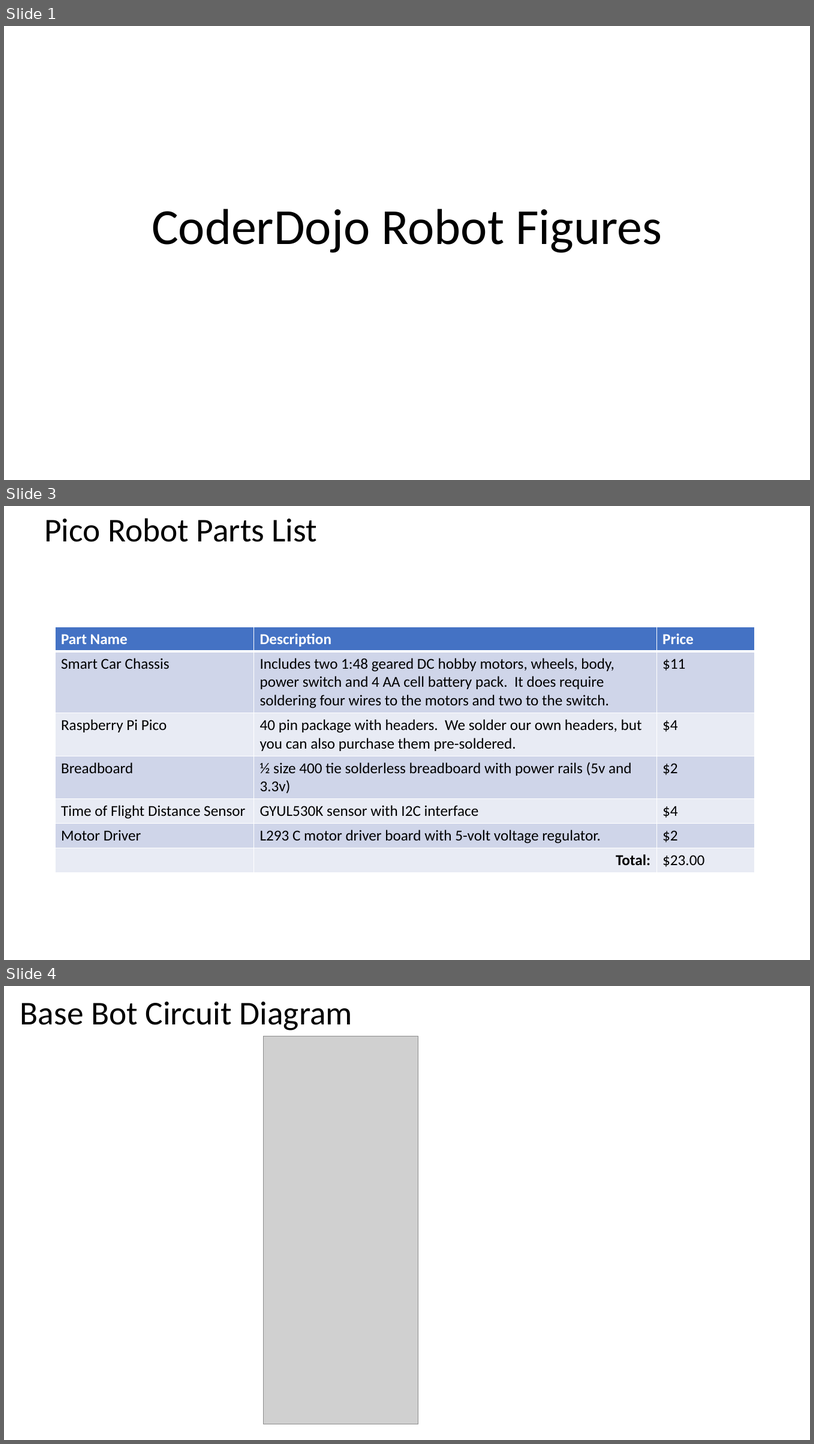
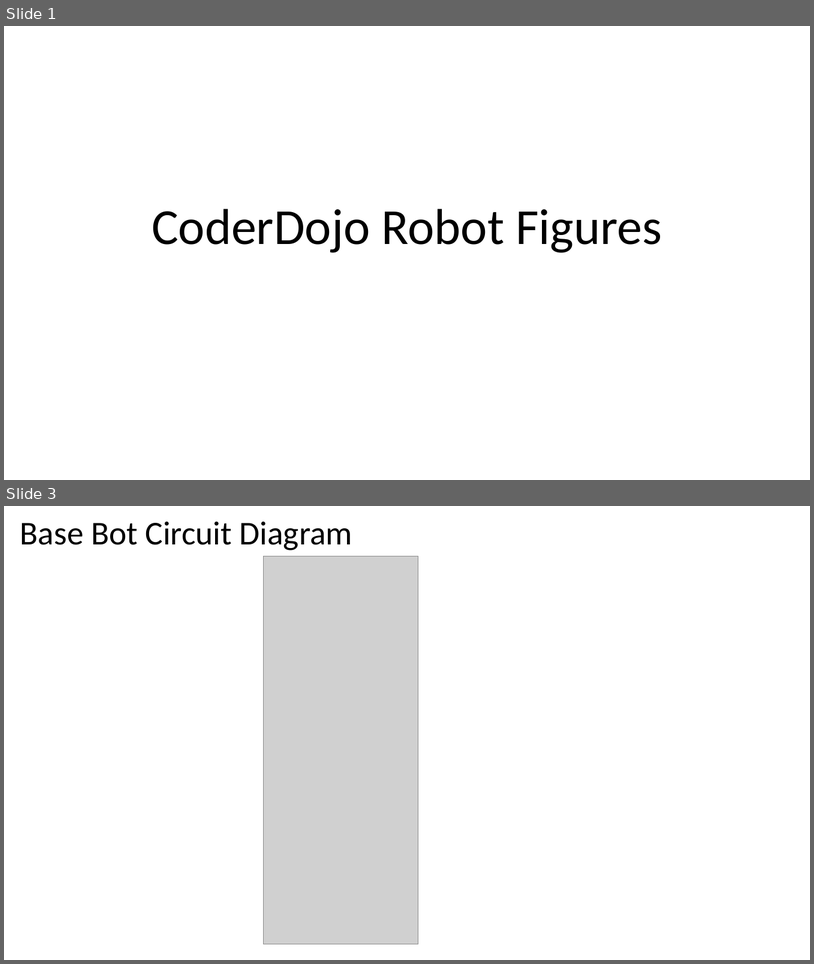
Before and after one commit to CoderDojoTC/micropython, a slide deck: docs/presentations/Circuit-Diagrams.pptx. Shown one above the other, each under a label of ours: slides 1, 3 and 4 before the commit, slides 1 and 3 after it; the slides between them are not shown. The pictures are 814x1444 and 814x964 pixels, drawn with LibreOffice and Linux fonts; fonts in the diff are those of the drawing; grey boxes stand for pictures. Boxes give left, top, right and bottom in pixels: in the first picture for what was removed or moved away, otherwise in the second. Text is boxed around its words. In the diff, an @@ line names an element or a change of style, - is before the commit and + after.

```diff
--- a/docs/presentations/Circuit-Diagrams.pptx
+++ b/docs/presentations/Circuit-Diagrams.pptx
@@ slide 3 removed at <box>4,506,810,960</box>, background #FFFFFF @@
@@ title removed at <box>44,518,318,542</box> @@
-Pico Robot Parts List
@@ table removed at <box>55,627,755,870</box>, 7 rows, 3 columns @@
-Part Name | Description | Price
-Smart Car Chassis | Includes two 1:48 geared DC hobby motors, wheels, body, power switch and 4 AA cell battery pack. It does require soldering four wires to the motors and two to the switch. | $11
-Raspberry Pi Pico | 40 pin package with headers. We solder our own headers, but you can also purchase them pre-soldered. | $4
-Breadboard | ½ size 400 tie solderless breadboard with power rails (5v and 3.3v) | $2
-Time of Flight Distance Sensor | GYUL530K sensor with I2C interface | $4
-Motor Driver | L293 C motor driver board with 5-volt voltage regulator. | $2
- | Total: | $23.00
@@ what was slide 4 is now slide 3 @@
```
Also in this commit, not shown: 5 slides added, 4 other slides removed, 4 other files.
